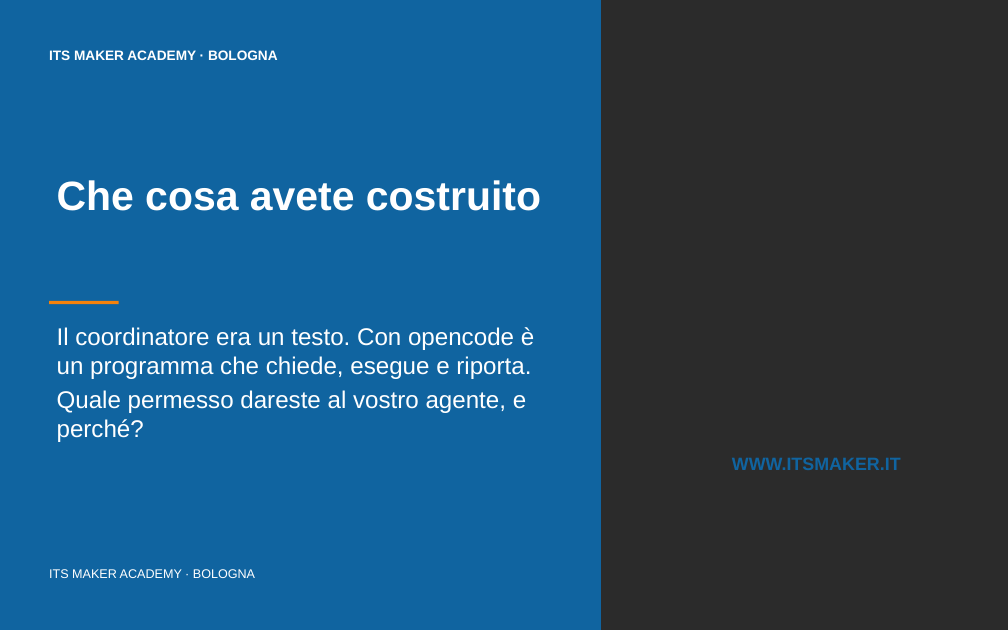
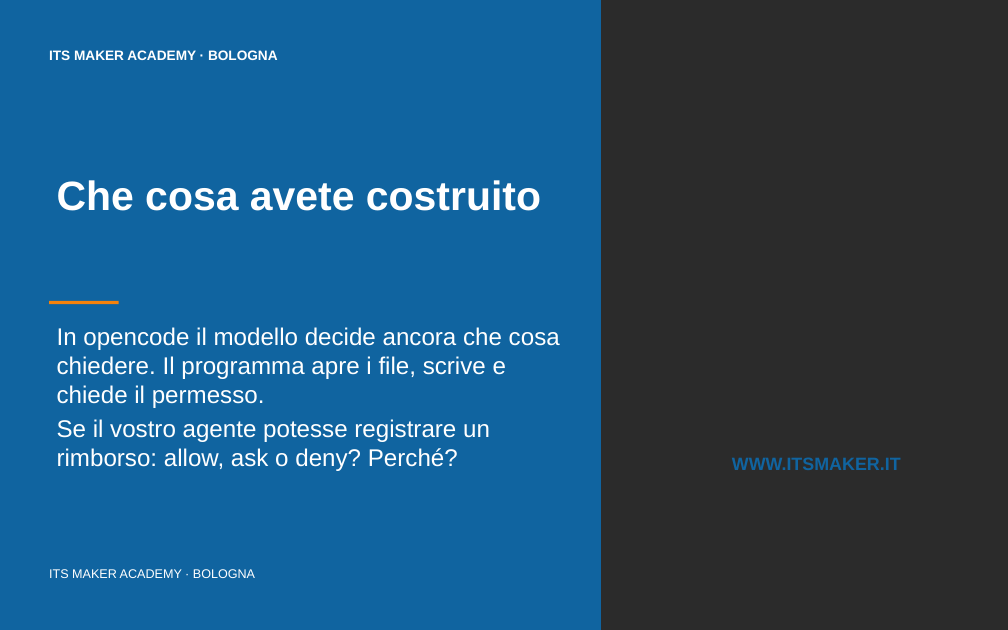
Before and after one commit to franzo9393/ITSCorso_UnslothStudio-Git, a slide deck: slide 37 of lezione 5 - coordinatore, Unsloth Studio e opencode/Lezione5_Coordinatore_Unsloth_Studio_e_opencode_ITS_MAKER.pptx (slide 36 before the commit). Drawn at 1008x630 pixels with LibreOffice and Linux fonts; fonts in the diff are those of the drawing; background and template pictures are left out; a plain dark background stands for a picture behind light text. Boxes give left, top, right and bottom in pixels: in the first picture for what was removed or moved away, otherwise in the second. Text is boxed around its words. In the diff, an @@ line names an element or a change of style, - is before the commit and + after.

Commit message:
Lezione 5: correzioni dopo tre revisioni didattiche (37 slide, permessi opencode anche in Plan, consegna senza risposte anticipate, guida con ripristino VM e chiavette)

```diff
--- a/lezione 5 - coordinatore, Unsloth Studio e opencode/Lezione5_Coordinatore_Unsloth_Studio_e_opencode_ITS_MAKER.pptx
+++ b/lezione 5 - coordinatore, Unsloth Studio e opencode/Lezione5_Coordinatore_Unsloth_Studio_e_opencode_ITS_MAKER.pptx
@@ text at <box>57,327,560,471</box>: text changed @@
-Il coordinatore era un testo. Con opencode è un programma che chiede, esegue e riporta.
-Quale permesso dareste al vostro agente, e perché?
+In opencode il modello decide ancora che cosa chiedere. Il programma apre i file, scrive e chiede il permesso.
+Se il vostro agente potesse registrare un rimborso: allow, ask o deny? Perché?
```
Also in this commit, not shown: 20 other slides changed, 2 slides added, 1 slide removed, 12 other files.
